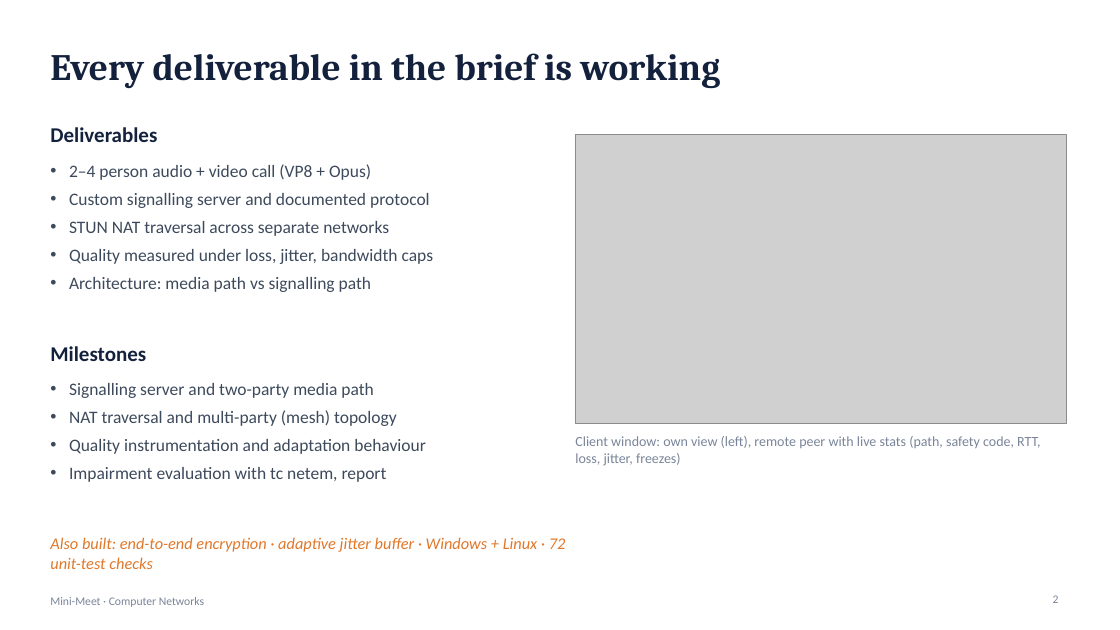
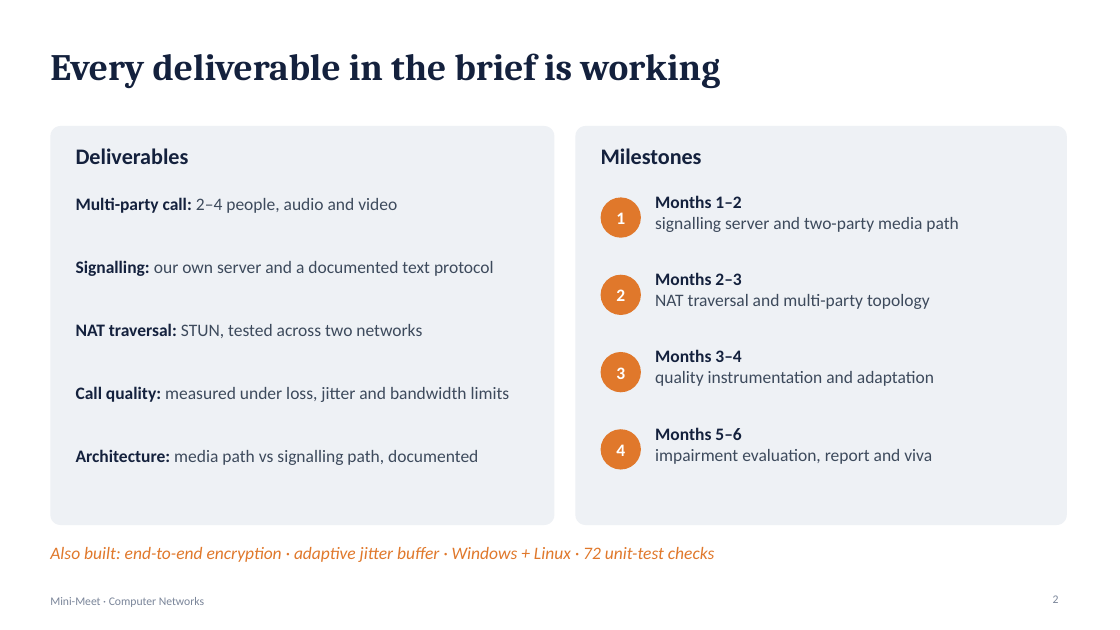
Before and after one commit to TowVansh/mini-meet, a slide deck: slide 2 of Mini-Meet-Slides.pptx. Drawn at 1120x630 pixels with LibreOffice and Linux fonts; fonts in the diff are those of the drawing; grey boxes stand for pictures. Boxes give left, top, right and bottom in pixels: in the first picture for what was removed or moved away, otherwise in the second. Text is boxed around its words. In the diff, an @@ line names an element or a change of style, - is before the commit and + after.

Commit message:
Slides and report: drop app screenshot (live demo instead), use PC1/PC2/PC3 placeholder names

```diff
--- a/Mini-Meet-Slides.pptx
+++ b/Mini-Meet-Slides.pptx
@@ rounded rectangle added at bbox=[50, 126, 555, 525], fill #EEF1F5 @@
@@ text "Deliverables": place and size @@
-text "Deliverables" at bbox=[50, 127, 157, 142]
+text "Deliverables" at bbox=[76, 148, 189, 164]
@@ text "Deliverables" at bbox=[76, 148, 189, 164]: size 18 to 19 pt @@
@@ picture removed at bbox=[576, 134, 1067, 423] @@
@@ rounded rectangle added at bbox=[576, 126, 1067, 525], fill #EEF1F5 @@
@@ text "Milestones" at bbox=[601, 148, 702, 164]: size 18 to 19 pt @@
@@ text "Milestones": place and size @@
-text "Milestones" at bbox=[50, 346, 146, 361]
+text "Milestones" at bbox=[601, 148, 702, 164]
@@ text removed at bbox=[69, 164, 434, 292] @@
-• 2–4 person audio + video call (VP8 + Opus)
-• Custom signalling server and documented protocol
-• STUN NAT traversal across separate networks
-• Quality measured under loss, jitter, bandwidth caps
-• Architecture: media path vs signalling path
@@ text added at bbox=[76, 197, 397, 213], 15 pt, text #3D4A5C @@
+Multi-party call: 2–4 people, audio and video
@@ ellipse added at bbox=[601, 197, 641, 238], fill #E0782B @@
@@ text added at bbox=[655, 195, 958, 232], 15 pt, text #3D4A5C @@
+Months 1–2
+signalling server and two-party media path
@@ text added at bbox=[616, 212, 625, 224], 15 pt, text #FFFFFF, bold @@
+1
@@ text at bbox=[76, 260, 494, 276]: text changed @@
-• Signalling server and two-party media path
-• NAT traversal and multi-party (mesh) topology
-• Quality instrumentation and adaptation behaviour
-• Impairment evaluation with tc netem, report
+Signalling: our own server and a documented text protocol
@@ ellipse added at bbox=[601, 275, 641, 315], fill #E0782B @@
@@ text added at bbox=[616, 289, 625, 301], 15 pt, text #FFFFFF, bold @@
+2
@@ text added at bbox=[655, 272, 930, 309], 15 pt, text #3D4A5C @@
+Months 2–3
+NAT traversal and multi-party topology
@@ text added at bbox=[76, 323, 422, 338], 15 pt, text #3D4A5C @@
+NAT traversal: STUN, tested across two networks
@@ ellipse added at bbox=[601, 352, 641, 392], fill #E0782B @@
@@ text added at bbox=[655, 349, 934, 386], 15 pt, text #3D4A5C @@
+Months 3–4
+quality instrumentation and adaptation
@@ text added at bbox=[76, 386, 510, 402], 15 pt, text #3D4A5C @@
+Call quality: measured under loss, jitter and bandwidth limits
@@ text added at bbox=[616, 367, 625, 379], 15 pt, text #FFFFFF, bold @@
+3
@@ text at bbox=[76, 449, 478, 465]: text changed; size 12 to 15 pt; text colour #7A8599 to #3D4A5C @@
-Client window: own view (left), remote peer with live stats (path, safety code, RTT, loss, jitter, freezes)
+Architecture: media path vs signalling path, documented
@@ ellipse added at bbox=[601, 429, 641, 470], fill #E0782B @@
@@ text added at bbox=[616, 444, 625, 456], 15 pt, text #FFFFFF, bold @@
+4
@@ text added at bbox=[655, 427, 932, 464], 15 pt, text #3D4A5C @@
+Months 5–6
+impairment evaluation, report and viva
@@ text "Also built: end-to-end encryption · ...": place and size @@
-text "Also built: end-to-end encryption · ..." at bbox=[50, 537, 566, 569]
+text "Also built: end-to-end encryption · ..." at bbox=[50, 547, 714, 562]
@@ text "Also built: end-to-end encryption · ..." at bbox=[50, 547, 714, 562]: size 14 to 15 pt @@
```
Also in this commit, not shown: 5 other slides changed, 12 other files.
